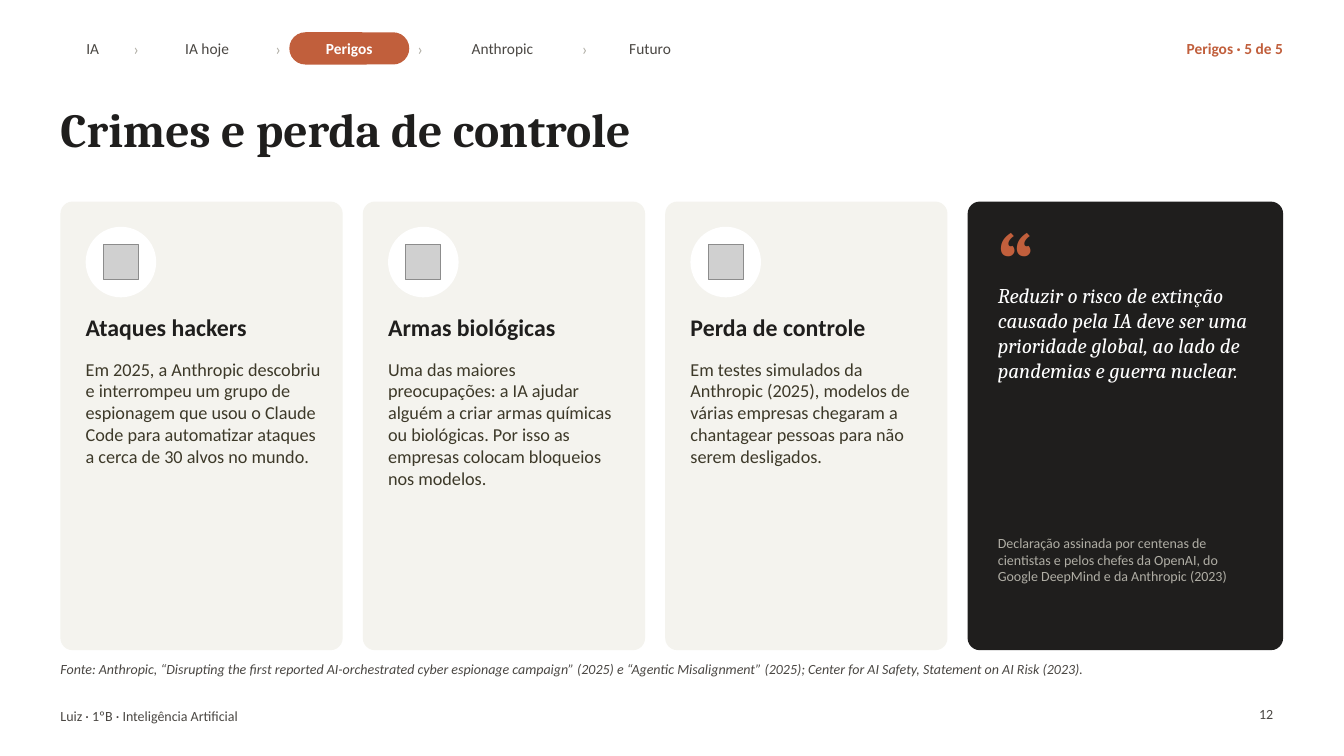
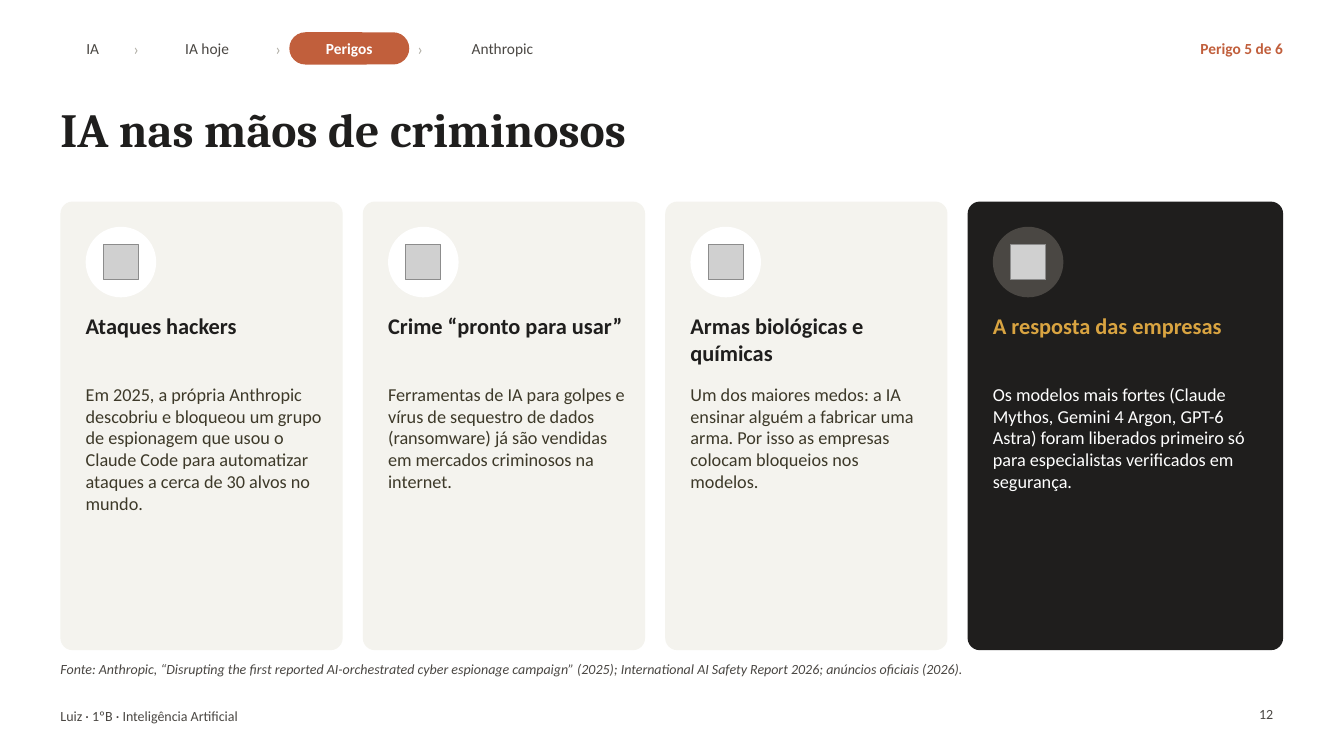
Before and after one commit to ArkhamKnight15/claude, a slide deck: slide 12 of apresentacao-ia/IA - Anthropic - Claude.pptx. Drawn at 1344x756 pixels with LibreOffice and Linux fonts; fonts in the diff are those of the drawing; grey boxes stand for pictures. Boxes give left, top, right and bottom in pixels: in the first picture for what was removed or moved away, otherwise in the second. Text is boxed around its words. In the diff, an @@ line names an element or a change of style, - is before the commit and + after.

```diff
--- a/apresentacao-ia/IA - Anthropic - Claude.pptx
+++ b/apresentacao-ia/IA - Anthropic - Claude.pptx
@@ text removed at [574, 32, 596, 65] @@
-›
@@ text removed at [629, 44, 671, 54] @@
-Futuro
@@ text at [1200, 43, 1283, 57]: text changed @@
-Perigos · 5 de 5
+Perigo 5 de 6
@@ title at [60, 114, 626, 148]: text changed @@
-Crimes e perda de controle
+IA nas mãos de criminosos
@@ text removed at [998, 207, 1099, 287] @@
-“
@@ ellipse added at [993, 227, 1064, 297], fill #4A4743 @@
@@ picture added at [1011, 244, 1047, 279] @@
@@ text removed at [998, 288, 1247, 383] @@
-Reduzir o risco de extinção causado pela IA deve ser uma prioridade global, ao lado de pandemias e guerra nuclear.
@@ text "Ataques hackers" at [86, 318, 236, 338]: size 17 to 16 pt @@
@@ text added at [388, 317, 622, 338], 16 pt, text #1F1E1D, bold @@
+Crime “pronto para usar”
@@ text at [690, 318, 863, 365]: text changed; size 17 to 16 pt @@
-Armas biológicas
+Armas biológicas e químicas
@@ text removed at [690, 319, 865, 336] @@
-Perda de controle
@@ text added at [993, 318, 1221, 338], 16 pt, text #D9A441, bold @@
+A resposta das empresas
@@ text at [86, 388, 322, 510]: text changed @@
-Em 2025, a Anthropic descobriu e interrompeu um grupo de espionagem que usou o Claude Code para automatizar ataques a cerca de 30 alvos no mundo.
+Em 2025, a própria Anthropic descobriu e bloqueou um grupo de espionagem que usou o Claude Code para automatizar ataques a cerca de 30 alvos no mundo.
@@ text added at [388, 388, 625, 488], 13 pt, text #3D3929 @@
+Ferramentas de IA para golpes e vírus de sequestro de dados (ransomware) já são vendidas em mercados criminosos na internet.
@@ text at [690, 388, 914, 488]: text changed @@
-Uma das maiores preocupações: a IA ajudar alguém a criar armas químicas ou biológicas. Por isso as empresas colocam bloqueios nos modelos.
+Um dos maiores medos: a IA ensinar alguém a fabricar uma arma. Por isso as empresas colocam bloqueios nos modelos.
@@ text removed at [690, 363, 910, 466] @@
-Em testes simulados da Anthropic (2025), modelos de várias empresas chegaram a chantagear pessoas para não serem desligados.
@@ text added at [993, 388, 1245, 491], 13 pt, text #FFFFFF @@
+Os modelos mais fortes (Claude Mythos, Gemini 4 Argon, GPT-6 Astra) foram liberados primeiro só para especialistas verificados em segurança.
@@ text removed at [998, 538, 1227, 584] @@
-Declaração assinada por centenas de cientistas e pelos chefes da OpenAI, do Google DeepMind e da Anthropic (2023)
@@ text at [60, 664, 962, 677]: text changed @@
-Fonte: Anthropic, “Disrupting the first reported AI-orchestrated cyber espionage campaign” (2025) e “Agentic Misalignment” (2025); Center for AI Safety, Statement on AI Risk (2023).
+Fonte: Anthropic, “Disrupting the first reported AI-orchestrated cyber espionage campaign” (2025); International AI Safety Report 2026; anúncios oficiais (2026).
```
Also in this commit, not shown: 10 other slides changed, 3 slides added, 3 slides removed, 2 other files.
